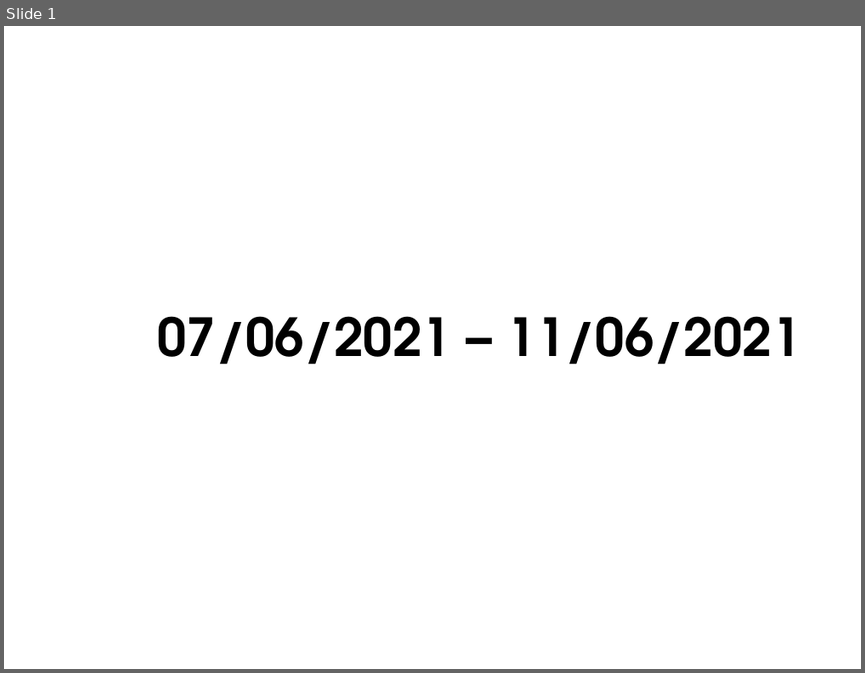
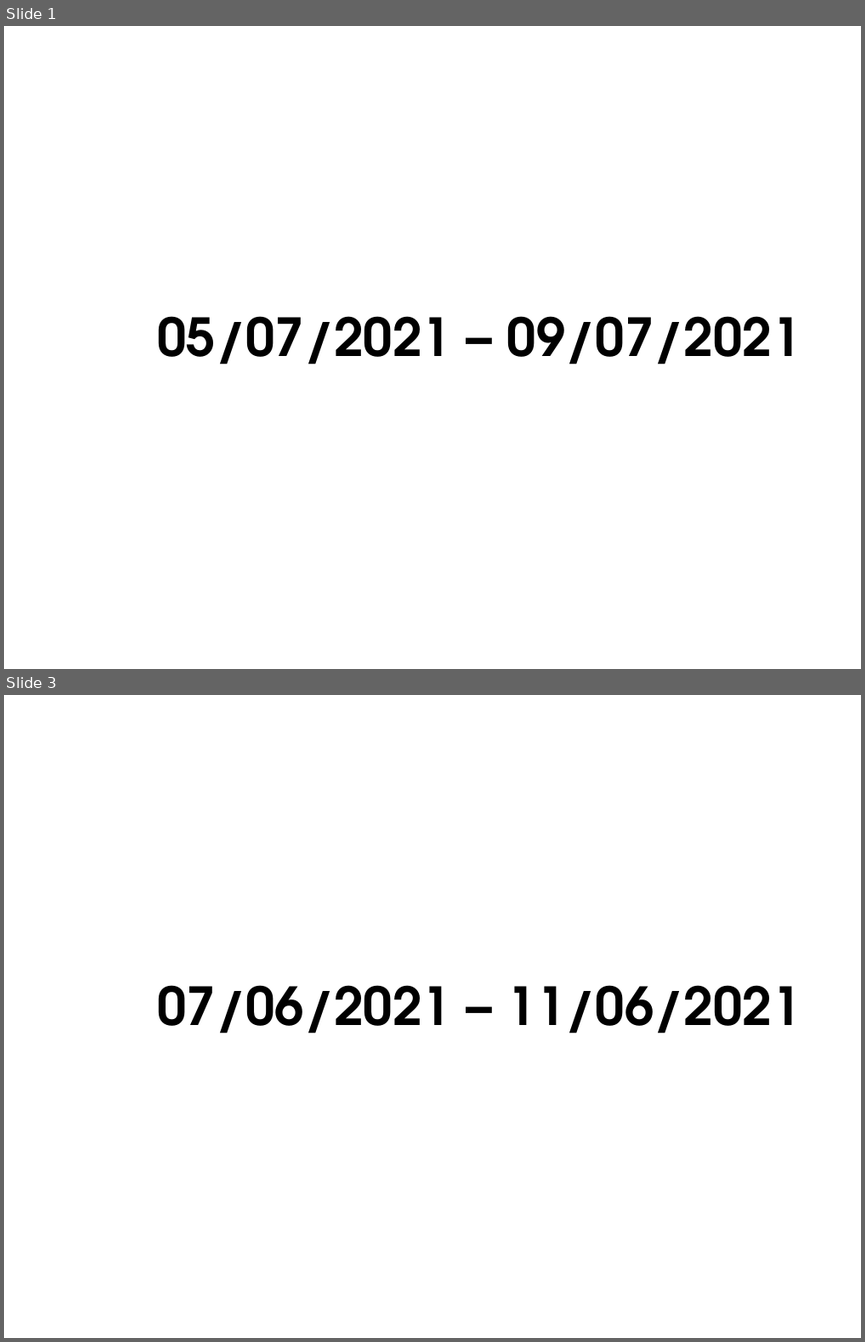
Before and after one commit to AXDELAROSA/PRODUCTION, a slide deck: Seguimiento Material Programado/Docs/[PRD]_Seguimiento_Material_Programado.pptx. Shown one above the other, each under a label of ours: slide 1 before the commit, slides 1 and 3 after it; the slides between them are not shown. The pictures are 865x673 and 865x1342 pixels, drawn with LibreOffice and Linux fonts; fonts in the diff are those of the drawing; background and template pictures are left out. Boxes give left, top, right and bottom in pixels: in the first picture for what was removed or moved away, otherwise in the second. Text is boxed around its words. In the diff, an @@ line names an element or a change of style, - is before the commit and + after.

```diff
--- a/Seguimiento Material Programado/Docs/[PRD]_Seguimiento_Material_Programado.pptx
+++ b/Seguimiento Material Programado/Docs/[PRD]_Seguimiento_Material_Programado.pptx
@@ slide 1 added at [4, 26, 861, 669], background picture (left out) @@
@@ text added at [157, 316, 801, 364], 44 pt, text #000000, bold @@
+05/07/2021 – 09/07/2021
@@ what was slide 1 is now slide 3 @@
```
Also in this commit, not shown: 1 other slide added, 2 other files.
